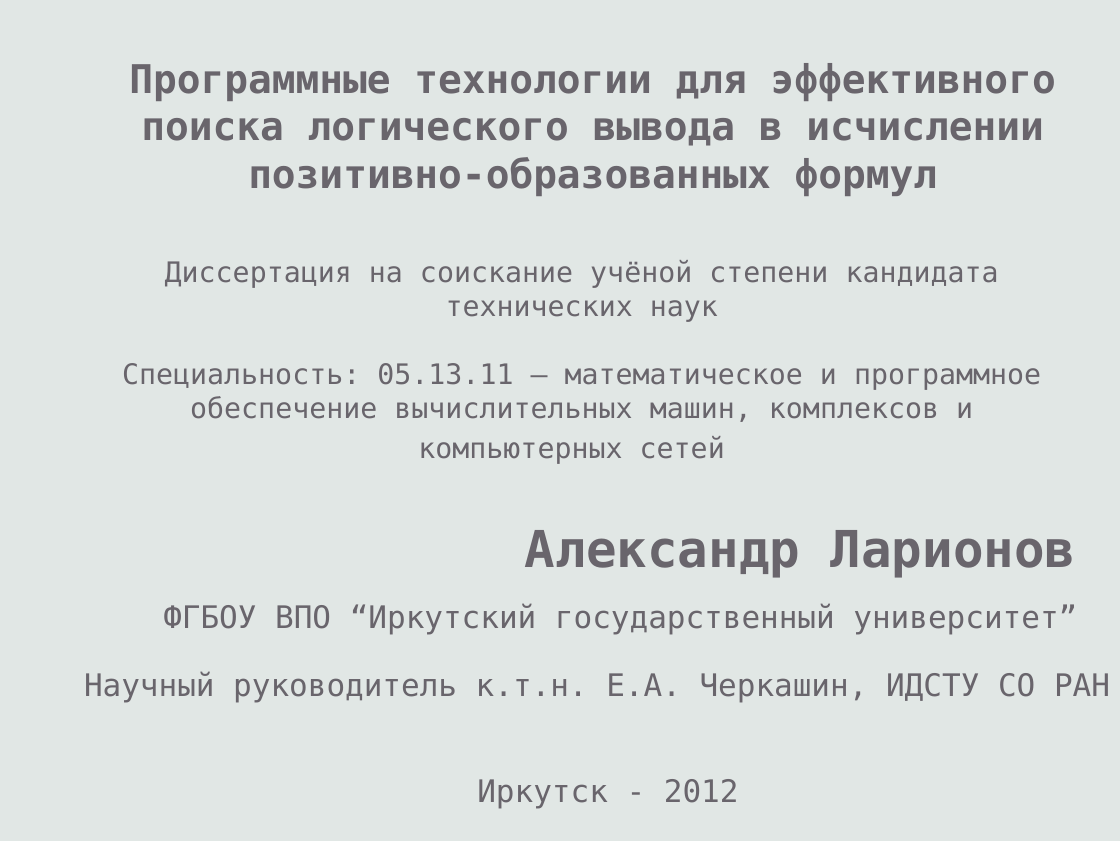
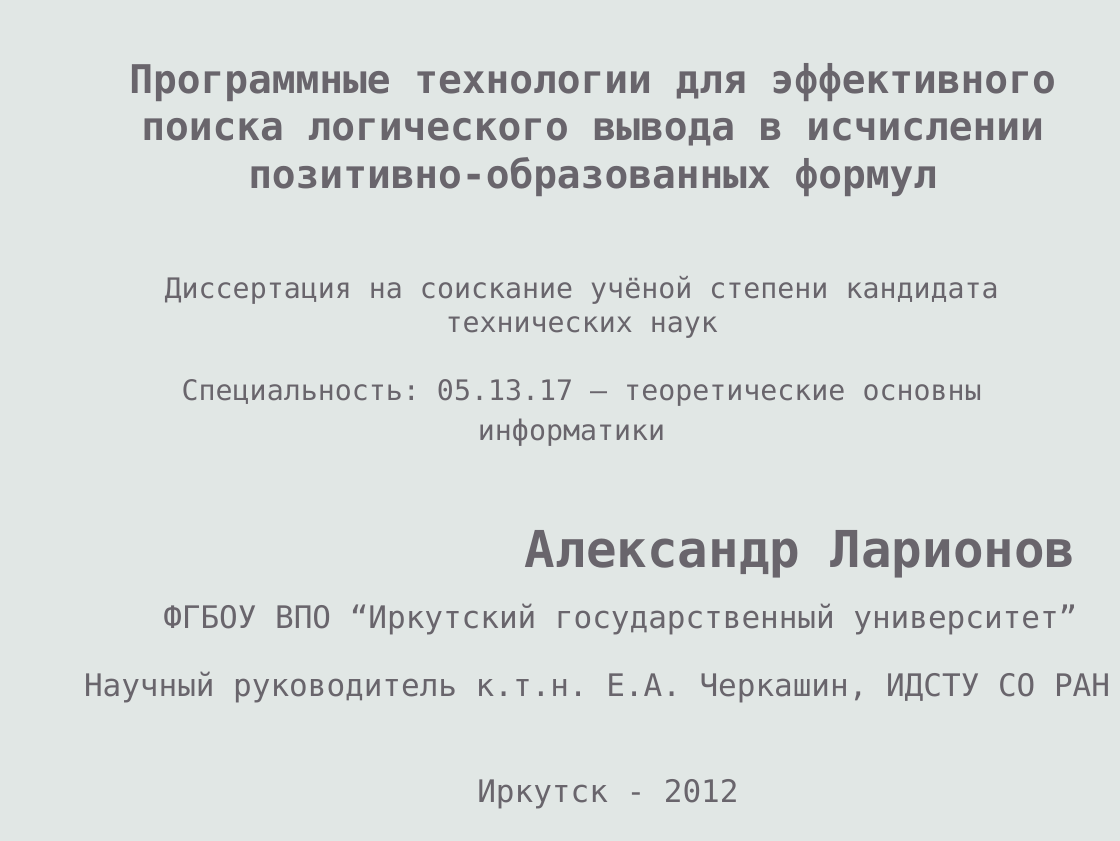
Before and after one commit to eugeneai/prisnif, a slide deck: slide 1 of brick/pres/pacman.odp. Drawn at 1120x841 pixels with LibreOffice and Linux fonts; fonts in the diff are those of the drawing. Boxes give left, top, right and bottom in pixels: in the first picture for what was removed or moved away, otherwise in the second. Text is boxed around its words. In the diff, an @@ line names an element or a change of style, - is before the commit and + after.

```diff
--- a/brick/pres/pacman.odp
+++ b/brick/pres/pacman.odp
@@ text "Диссертация на соискание учёной степени ...": place and size @@
-text "Диссертация на соискание учёной степени ..." at [122, 260, 1041, 464]
+text "Диссертация на соискание учёной степени ..." at [165, 276, 999, 446]
@@ text at [182, 379, 982, 446]: text changed @@
-Специальность: 05.13.11 – математическое и программное обеспечение вычислительных машин, комплексов и компьютерных сетей
+Специальность: 05.13.17 – теоретические основны информатики
```
Also in this commit, not shown: 8 other slides changed, 2 other files.
